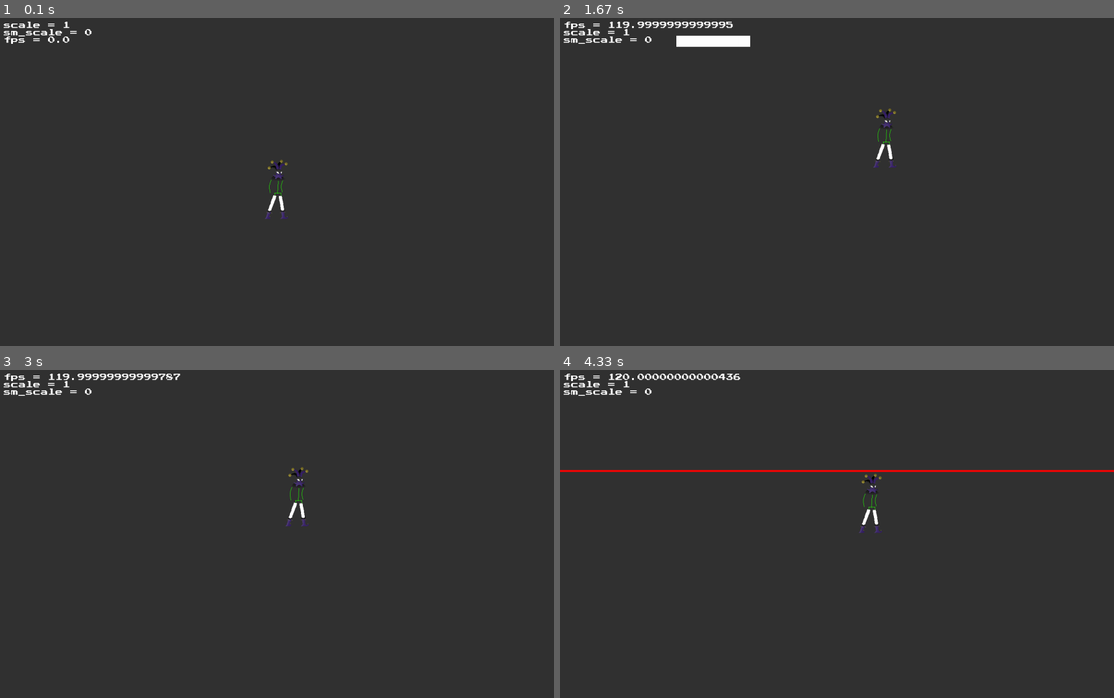
Above: before the commit, frames 1-4 (two rows, left to right).
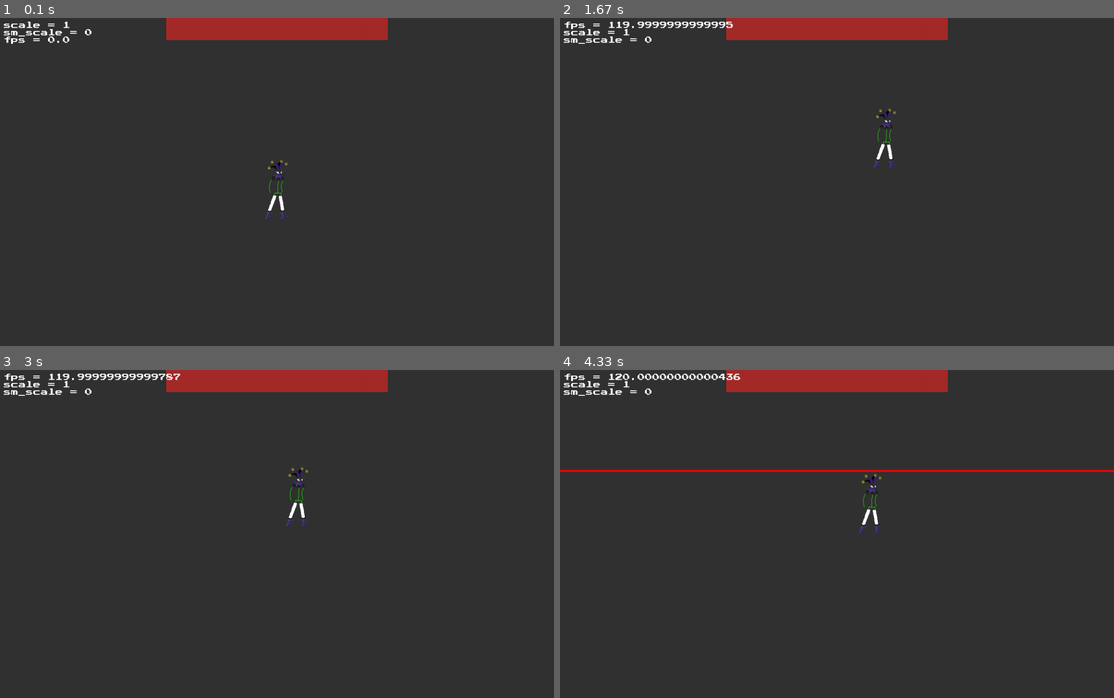
Above: after the commit, the same moments.

Repository: z4okolatka/PyGame-project
Game: pygame game, started from main.py
Two runs of this game, one before a commit and one after it. Both use one fixed random seed, a clock stepped at 60 frames per second and the inputs below.
Inputs (mouse positions are in pixels of both pictures, inside the frame that each line leads up to):
- Up to frame 1 (0.1 s): no input
- Up to frame 2 (1.67 s): click (837, 185) at 0.38 s; hold D 0.67-1.13 s; move the mouse to (837, 204) at 0.7 s; tap Space at 0.73, 1.03, 1.23, 1.53 s; hold D 1.17-1.63 s; move the mouse to (892, 257) at 1.2 s
- Up to frame 3 (3 s): hold A 1.67-2.2 s; move the mouse to (105, 612) at 1.7 s; tap Space at 1.73, 2.03, 2.3, 2.6, 2.73 s; hold A 2.23-2.63 s; move the mouse to (343, 563) at 2.27 s; hold D from 2.67 s (still down); move the mouse to (288, 425) at 2.7 s
- Up to frame 4 (4.33 s): tap Space at 3.03, 3.4, 3.7, 3.9, 4.2 s; release D at 3.3 s; hold A 3.33-3.8 s; move the mouse to (637, 527) at 3.37 s; hold D 3.83-4.3 s; move the mouse to (837, 576) at 3.87 s

The runs differ from the first frame. In frame 1, 2.7% of the frame differs, in the area x 30-70%, y 0-7%; in frame 2, 3.1%, in the area x 21-70%, y 0-9%; in frame 3, 2.7%; in frame 4, 2.7%.

Commit message:
inventory start

Diff:
--- a/main.py
+++ b/main.py
@@ -4,6 +4,7 @@
 from src.classes import block
 from src.classes import render
 from src.classes import menu
+from src.classes import interface
 from src.classes import infoDisplay
 from src.classes import roomBarrier
 from src.classes import objects
@@ -48,6 +49,7 @@
         ]
         self.menu = menu.Menu(self, self.camera.display.get_size())
         self.render = render.Render(self)
+        self.ui = interface.UI(self)
         self.info = infoDisplay.InformationDisplay(self, pg.font.Font(
             Path(__file__).parent / "src/fonts/PressStart.ttf", 20))
 
@@ -99,7 +101,7 @@
                 pos = (self.camera.x + event.pos[0] / self.camera.scale,
                        self.camera.y + event.pos[1] / self.camera.scale)
                 if event.button == 1:
-                    block.Block(pos, (200, 30))
+                    objects.Ring(self, pos)
                 if event.button == 3:
                     self.player.center = pos
         self.player.update()
@@ -111,7 +113,7 @@
     def draw_game(self):
         self.camera.display.fill((50, 50, 50))
         self.render.draw_all()
-        self.render.draw(self.boundaries.values())
+        self.ui.draw_all()
 
     def draw_menu(self):
         self.menu.draw(self.camera.display)
--- /dev/null
+++ b/src/classes/interface.py
@@ -0,0 +1,14 @@
+import main
+
+class UI:
+    def __init__(self, game):
+        self.game: main.Game = game
+
+    def draw_all(self):
+        self.draw(self.game.player.inventory)
+        # self.draw()
+
+    def draw(self, sprite):
+        self.game.camera.display.blit(
+            sprite.image, sprite.rect
+        )
--- /dev/null
+++ b/src/classes/inventory.py
@@ -0,0 +1,22 @@
+import pygame as pg
+from collections import OrderedDict
+from src.classes.coordHelper import FloatCords
+import main
+
+
+class Inventory(FloatCords):
+    def __init__(self, game, max_size=10, cell_size=50):
+        super().__init__()
+
+        self.game: main.Game = game
+        self.max_size = max_size
+        self.items = OrderedDict()
+
+        self.image = pg.Surface(
+            (max_size * (cell_size + 10), cell_size + 10), pg.SRCALPHA)
+        self.image.fill('brown')
+        self.rect = self.image.get_rect()
+        self.rect.midtop = (self.game.camera.width / 2, 0)
+
+        self.x = self.rect.x
+        self.y = self.rect.y
--- a/src/classes/objects.py
+++ b/src/classes/objects.py
@@ -1,5 +1,6 @@
 import pygame as pg
 from src.classes.coordHelper import FloatCords
+import main
 
 
 class collidableObject(FloatCords):
@@ -21,4 +22,54 @@
         collidableObject.__refs__.append(self)
 
     def destroy(self):
-        self.__class__.__refs__.remove(self)
+        self.collidableObject.__refs__.remove(self)
+
+
+class Trigger(pg.sprite.Sprite, FloatCords):
+    __refs__ = []
+
+    def __init__(self, game, centerpos, size):
+        super().__init__()
+        Trigger.__refs__.append(self)
+
+        self.game: main.Game = game
+        self.player = self.game.player
+
+        self.image = pg.Surface(size, pg.SRCALPHA)
+        pg.draw.circle(self.image, 'red', (size[0] / 2, size[1] / 2), size[0] / 2)
+        self.rect = self.image.get_rect()
+
+        self.rect.center = centerpos
+        self.x = self.rect.x
+        self.y = self.rect.y
+
+    @classmethod
+    def get_refs(cls):
+        return cls.__refs__
+
+    @classmethod
+    def get_triggered(cls):
+        return list(object_ for object_ in cls.__refs__ if object_.collision_with_player())
+
+    def collision_with_player(self):
+        return self.rect.colliderect(self.player.rect)
+
+    def update(self):
+        self.rect.x = round(self.x)
+        self.rect.y = round(self.y)
+        if self.collision_with_player():
+            self.action()
+            if self in self.game.triggers:
+                del self.game.triggers[self.game.triggers.index(self)]
+
+    def action(self):
+        pass
+
+class Ring(Trigger):
+    def __init__(self, game, centerpos):
+        super().__init__(game, centerpos, (50, 50))
+
+        self.image = pg.Surface((40, 20))
+        self.image.fill('turquoise')
+        self.rect = self.image.get_rect()
+        self.x, self.y = self.rect.topleft
--- a/src/classes/player.py
+++ b/src/classes/player.py
@@ -2,7 +2,8 @@
 import src.setting as settings
 from src.classes import coordHelper
 from src.classes import animation
-from src.classes.objects import collidableObject
+from src.classes.objects import collidableObject, Trigger
+from src.classes.inventory import Inventory
 from pathlib import Path
 import main
 
@@ -11,6 +12,7 @@
     def __init__(self, game, cords=None):
         super().__init__()
         self.game: main.Game = game
+        self.inventory = Inventory(self.game)
 
         # image and rect
         # animation.Animation.__init__(self, Path.cwd() / 'src/sprites/player.gif')
@@ -55,6 +57,7 @@
         return (not self._lastKeyboard[key]) and pressed[key]
 
     def update(self):
+        # movement
         # keyboard input
         kb = pg.key.get_pressed()
 
@@ -70,6 +73,10 @@
         self.vertical_collision()
 
         self._lastKeyboard = kb
+
+
+        # items
+        print(Trigger.get_triggered())
 
     def horizontal_movement(self, keyboard):
         if self.keydown(pg.K_d, keyboard) or self.keydown(pg.K_a, keyboard):
--- a/src/classes/render.py
+++ b/src/classes/render.py
@@ -1,6 +1,6 @@
 import pygame as pg
 from collections.abc import Iterable
-from src.classes.objects import collidableObject
+from src.classes.objects import collidableObject, Trigger
 from src.classes.utilites import *
 import main
 
@@ -13,6 +13,8 @@
     def draw_all(self):
         self.draw(self.game.player)
         self.draw(collidableObject.get_refs())
+        self.draw(Trigger.get_refs())
+        self.draw(self.game.boundaries.values())
 
     def _draw_one_sprite(self, sprite):
         w, h = sprite.rect.size
